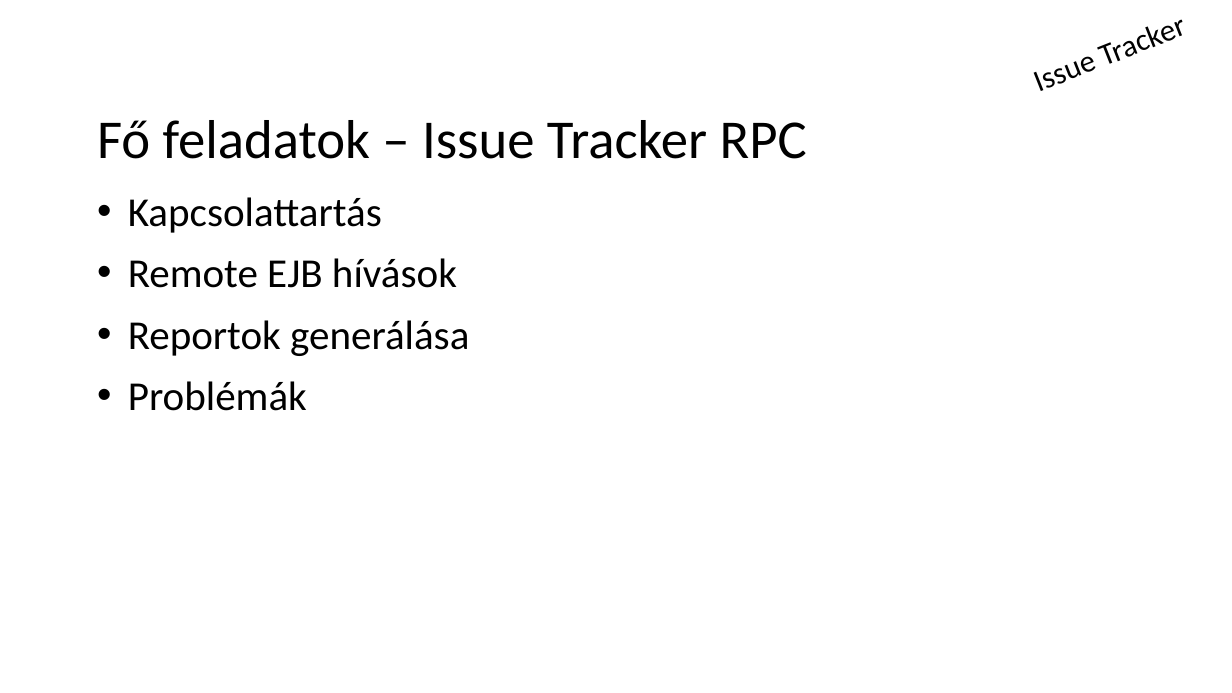
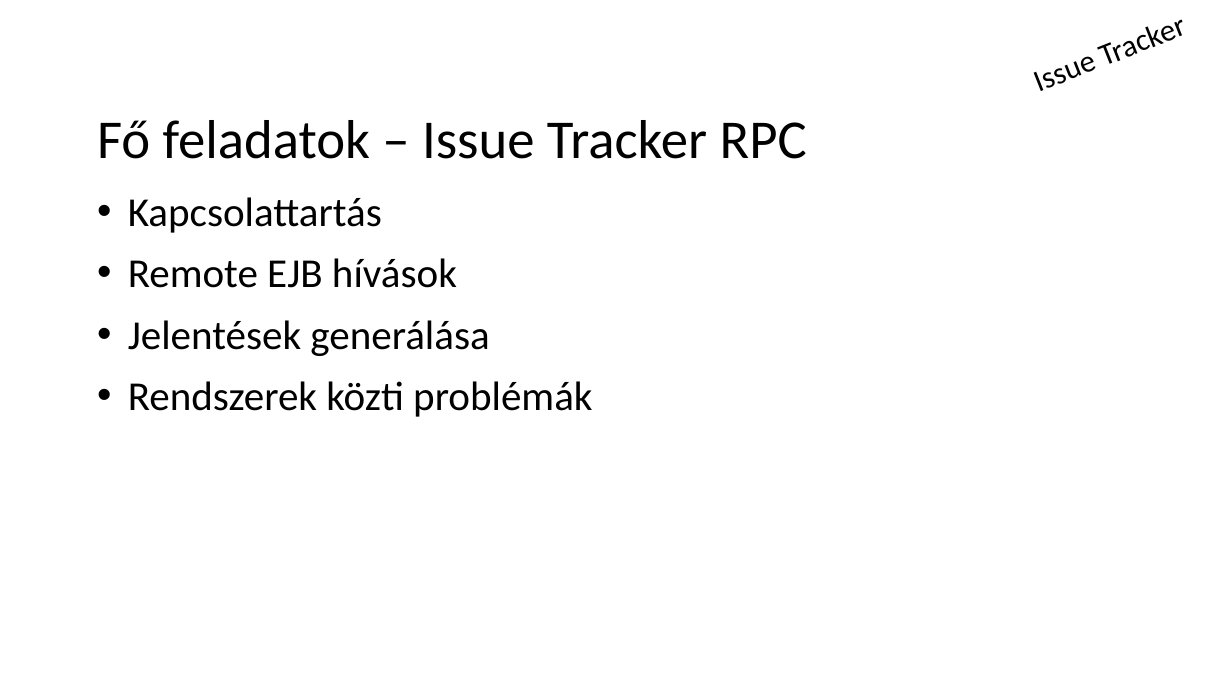
Before and after one commit to schonherz-java-ee-2016-q4/sandbox, a slide deck: slide 7 of SzaboAttila/Szabó Attila - prezi.pptx. Drawn at 1232x693 pixels with LibreOffice and Linux fonts; fonts in the diff are those of the drawing; background and template pictures are left out. Boxes give left, top, right and bottom in pixels: in the first picture for what was removed or moved away, otherwise in the second. Text is boxed around its words. In the diff, an @@ line names an element or a change of style, - is before the commit and + after.

Commit message:
updated presentation

```diff
--- a/SzaboAttila/Szabó Attila - prezi.pptx
+++ b/SzaboAttila/Szabó Attila - prezi.pptx
@@ text at (128,320,592,417): text changed @@
-• Reportok generálása
-• Problémák
+• Jelentések generálása
+• Rendszerek közti problémák
```
Also in this commit, not shown: 2 other slides changed, 1 other file.
